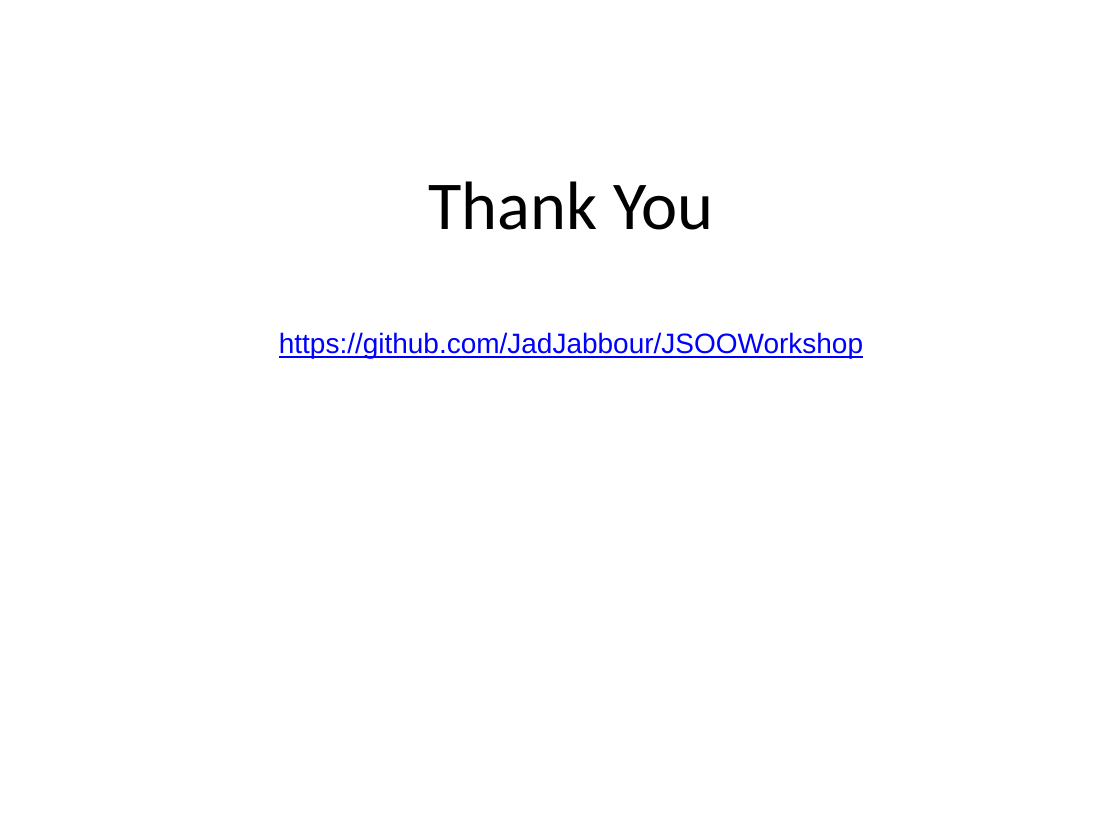
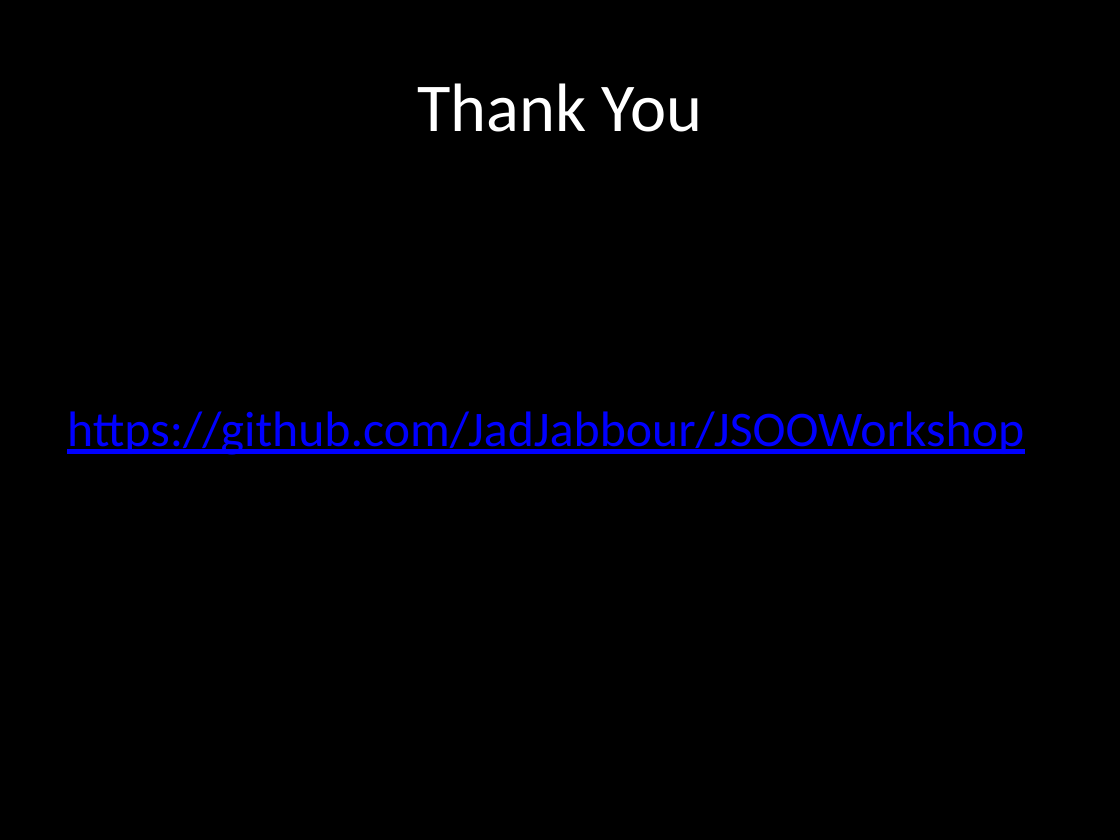
Before and after one commit to JadJabbour/JSOOWorkshop, a slide deck: slide 17 of JavaScript OO.pptx. Drawn at 1120x840 pixels with LibreOffice and Linux fonts; fonts in the diff are those of the drawing. Boxes give left, top, right and bottom in pixels: in the first picture for what was removed or moved away, otherwise in the second. Text is boxed around its words. In the diff, an @@ line names an element or a change of style, - is before the commit and + after.

Commit message:
presentation style

```diff
--- a/JavaScript OO.pptx
+++ b/JavaScript OO.pptx
@@ background #FFFFFF to #000000 @@
@@ title added at bbox=[417, 83, 702, 132], 44 pt, text #FFFFFF @@
+Thank You
@@ text at bbox=[429, 181, 713, 230]: paragraph removed @@
-Thank You
@@ text "https://github.com/JadJabbour/JSOOWorkshop": place and size @@
-text "https://github.com/JadJabbour/JSOOWorkshop" at bbox=[279, 181, 863, 358]
+text "https://github.com/JadJabbour/JSOOWorkshop" at bbox=[67, 411, 1024, 455]
@@ text "https://github.com/JadJabbour/JSOOWorkshop" at bbox=[67, 411, 1024, 455]: size 18 to 32 pt, font Arial to Calibri; alignment centre to left; more space between paragraphs; vertical alignment middle to top @@
```
Also in this commit, not shown: 16 other slides changed.
